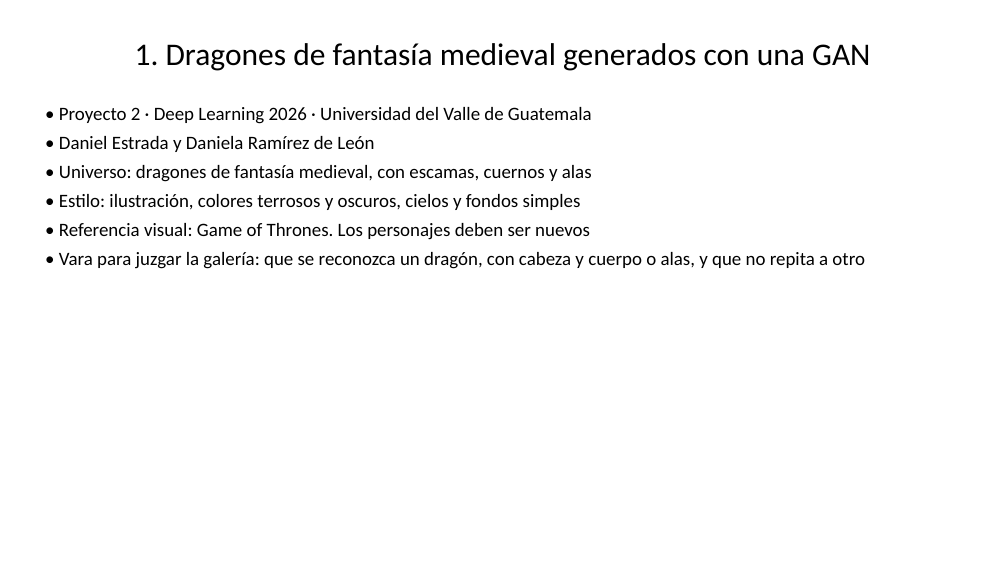
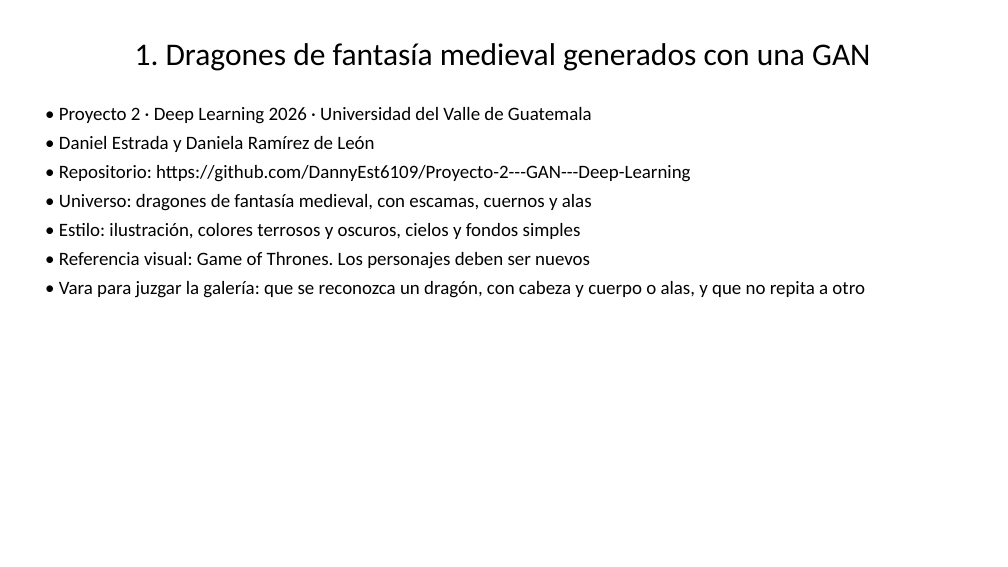
Before and after one commit to DannyEst6109/Proyecto-2---GAN---Deep-Learning, a slide deck: slide 1 of presentacion.pptx. Drawn at 1008x567 pixels with LibreOffice and Linux fonts; fonts in the diff are those of the drawing. Boxes give left, top, right and bottom in pixels: in the first picture for what was removed or moved away, otherwise in the second. Text is boxed around its words. In the diff, an @@ line names an element or a change of style, - is before the commit and + after.

Commit message:
Agregar el enlace del repositorio a la presentación

```diff
--- a/presentacion.pptx
+++ b/presentacion.pptx
@@ text at (x1=59, y1=165, x2=690, y2=182): paragraph added @@
+• Repositorio: https://github.com/DannyEst6109/Proyecto-2---GAN---Deep-Learning
```
Also in this commit, not shown: 2 other files.
